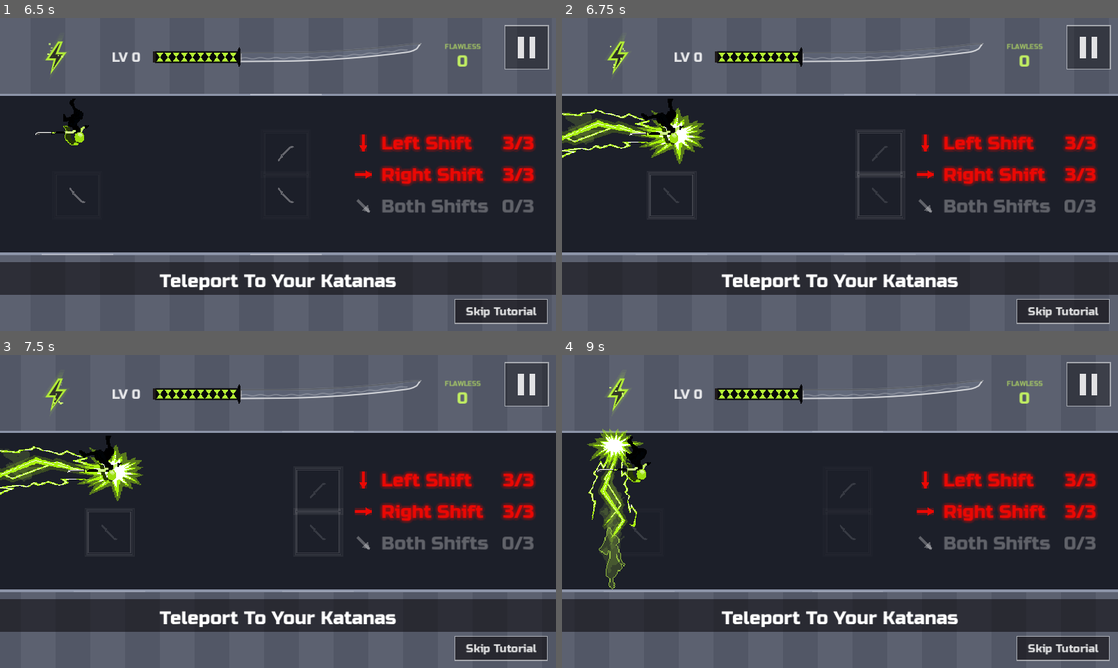
Above: before the commit, frames 1-4 (two rows, left to right).
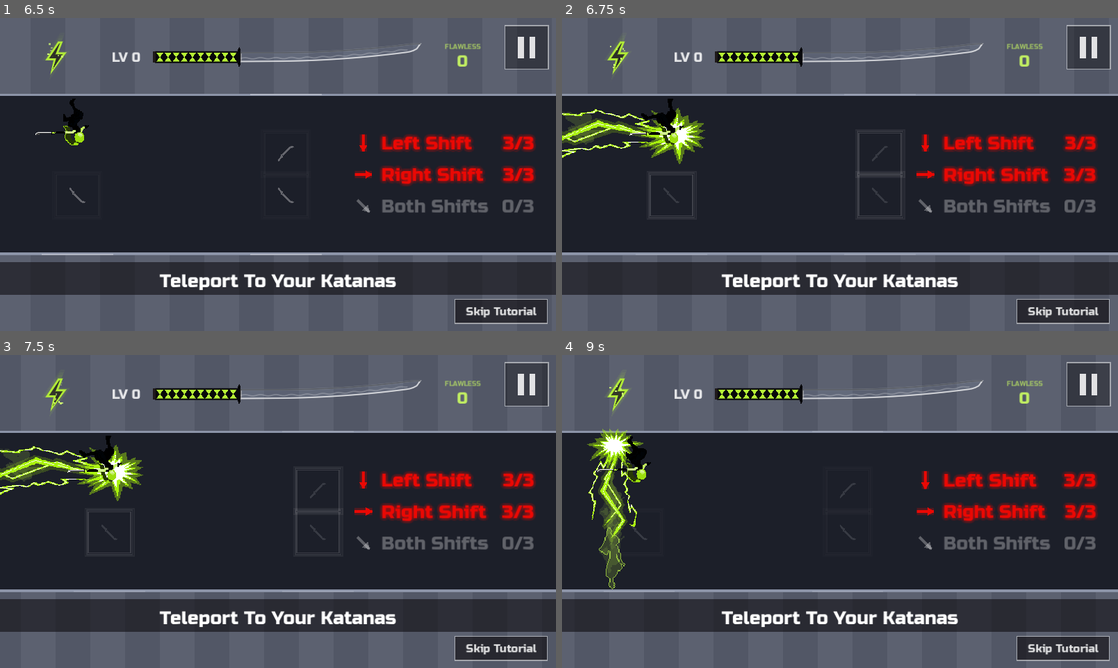
Above: after the commit, the same moments.

Repository: fredsbreads/game-off
Game: Godot game, scene res://scenes/main.tscn
Two runs of this game, one before a commit and one after it. Both use one fixed random seed, a clock stepped at 60 frames per second and the inputs below. Sound files missing from this copy of the repository are replaced by a short silence.
Inputs (mouse positions are in pixels of both pictures, inside the frame that each line leads up to):
- Up to frame 1 (6.5 s): tap Enter at 0.5, 2.1 s; move the mouse to (400, 158) at 0.52 s; hold Right 0.53-1.28 s; hold J (tp_vertical) 0.53-1.28 s; click (400, 158) at 0.67 s; tap Space at 0.77, 1.52, 3.02, 3.77, 4.52, 6.02 s; move the mouse to (166, 190) at 1.27 s; hold Down 1.28-2.03 s; tap Shift at 1.35 s; move the mouse to (333, 105) at 2.02 s; hold Right 2.03-2.78 s; move the mouse to (250, 237) at 2.77 s; hold K (tp_forward) 2.78-3.53 s; tap Keypad Enter at 2.85 s; click (250, 237) at 2.92 s; move the mouse to (444, 221) at 3.52 s; hold Left 3.53-5.03 s; tap C at 3.6 s; move the mouse to (111, 127) at 4.27 s; tap M at 4.35 s; move the mouse to (305, 174) at 5.02 s; hold Down 5.03-5.78 s; tap O at 5.1 s; click (305, 174) at 5.17 s; move the mouse to (194, 96) at 5.77 s; hold Right from 5.78 s (still down); tap L at 5.85 s
- Up to frame 2 (6.75 s): move the mouse to (962, 158) at 6.52 s; release Right at 6.53 s; hold K (tp_forward) from 6.53 s (still down); tap 1 at 6.6 s
- Up to frame 3 (7.5 s): tap Space at 6.77 s; move the mouse to (166, 527) at 7.27 s; release K (tp_forward) at 7.28 s; hold Right from 7.28 s (still down); tap 5 at 7.35 s; click (166, 527) at 7.42 s
- Up to frame 4 (9 s): tap Space at 7.52 s; move the mouse to (895, 442) at 8.02 s; release Right at 8.03 s; hold Down 8.03-8.78 s; tap 0 at 8.1 s; move the mouse to (812, 574) at 8.77 s; hold Left from 8.78 s (still down); tap Backspace at 8.85 s

Frame 1 is identical in both runs. In frame 2, 0.5% of the frame differs, in the area x 63-96%, y 47-54%; in frame 3, 0.5%; in frame 4, 0.4%.

Commit message:
Tutorial drill rows keep bouncing after they're done; Shadow in 1 of 4 chains

Diff:
--- a/scripts/hud.gd
+++ b/scripts/hud.gd
@@ -1100,6 +1100,11 @@
 	_tut_lit[key] = 0.0
 
 
+## A move done again after its count is full: just the little bounce.
+func tutorial_bump(key: String) -> void:
+	_tut_bump[key] = 0.0
+
+
 ## One more of a move: its count goes up (and it lights once it's done enough).
 func tutorial_count(key: String, n: int) -> void:
 	_tut_count[key] = n
@@ -1154,8 +1159,8 @@
 		var lit := _tut_lit.has(key)
 		var t: float = _tut_lit.get(key, 0.0)
 		var pop := 1.0 + 0.3 * maxf(0.0, 1.0 - t / 0.25) if lit else 1.0   # a pop as it lights
-		if not lit and _tut_bump.has(key):   # (a smaller one as its count goes up)
-			pop = 1.0 + 0.15 * maxf(0.0, 1.0 - float(_tut_bump[key]) / 0.2)
+		if _tut_bump.has(key):   # (a smaller one on each press, done or not)
+			pop = maxf(pop, 1.0 + 0.15 * maxf(0.0, 1.0 - float(_tut_bump[key]) / 0.2))
 		var size := int(SIZE * pop)
 		var cy := top + i * LINE - drift
 		var col := Color(MainMenu.TITLE_TEXT_RED, fade) if lit else Color(1, 1, 1, 0.3 * fade)
--- a/scripts/main.gd
+++ b/scripts/main.gd
@@ -974,6 +974,8 @@
 	if key != "" and int(_drill_counts.get(key, 0)) < DRILL_REPS:
 		_drill_counts[key] = int(_drill_counts.get(key, 0)) + 1
 		hud.tutorial_count(key, _drill_counts[key])
+	elif key != "":
+		hud.tutorial_bump(key)   # (done already: it still gives its little bounce)
 	for k in ["left", "right", "both"]:
 		if int(_drill_counts.get(k, 0)) < DRILL_REPS:
 			return
--- a/scripts/patterns.gd
+++ b/scripts/patterns.gd
@@ -96,7 +96,7 @@
 # After her debut (alone) she's in a generated chain with SHADOW_CHANCE (at
 # most once), anywhere in it, always SHADOW_CHAIN_ROUNDS rounds; her fight's
 # cuts count towards the chain's length.
-const SHADOW_CHANCE := 0.2
+const SHADOW_CHANCE := 0.25
 const SHADOW_CHAIN_ROUNDS := 3
 const SHADOW_BLINKS_MIN := 4
 const SHADOW_BLINKS_MAX := 5
